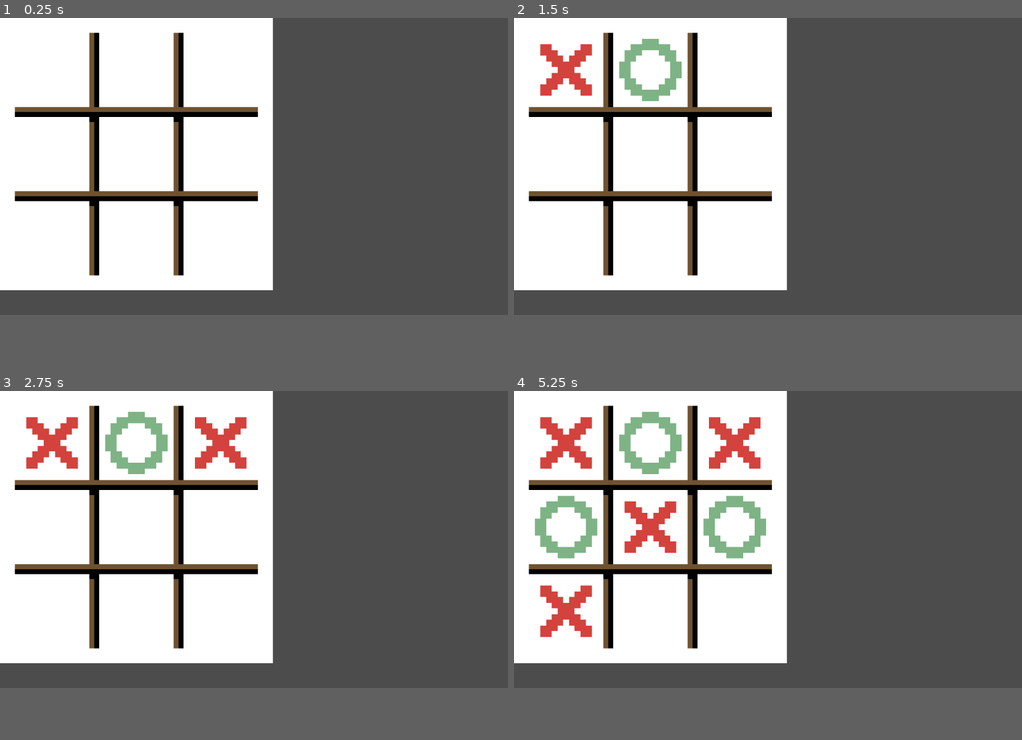
Above: before the commit, frames 1-4 (two rows, left to right).
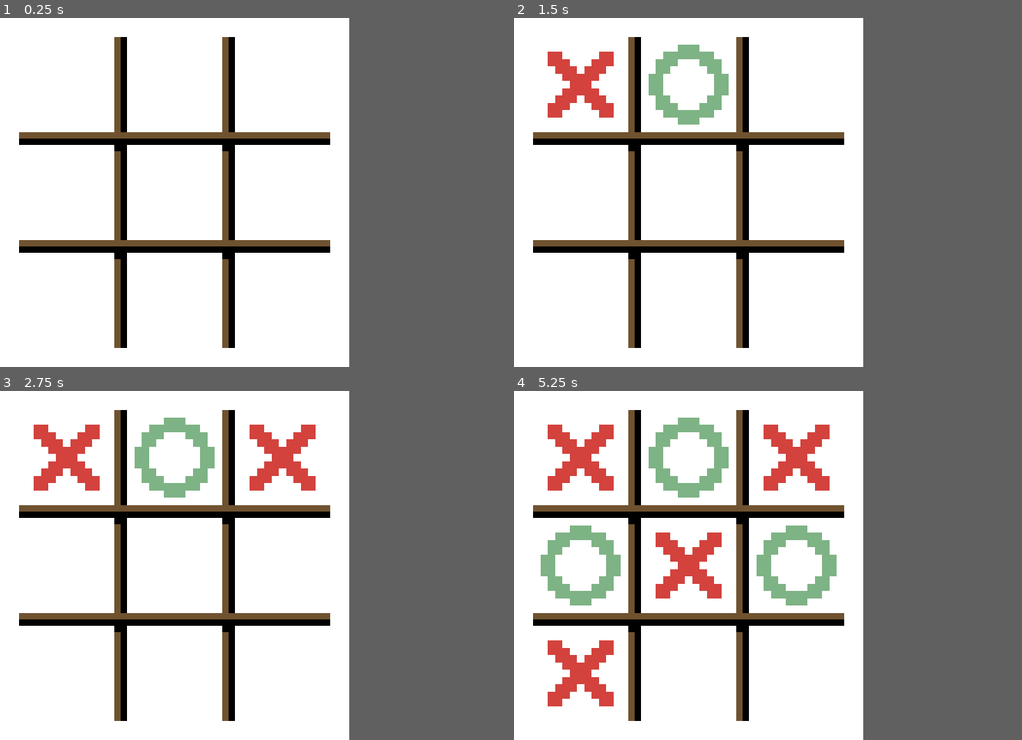
Above: after the commit, the same moments.

Repository: atudomain/tic-tac-toe-godot
Game: Godot game, scene res://Game.tscn
Same seed, same stepped clock (60 frames per second), same inputs: the game is played once before the commit and once after it.
Inputs (mouse positions are in pixels of both pictures, inside the frame that each line leads up to; where the layout moved, square brackets give the same spot in the first picture):
- Up to frame 1 (0.25 s): no input
- Up to frame 2 (1.5 s): click (610, 73) [564, 70] at 0.5 s; click (768, 73) [651, 70] at 1.25 s
- Up to frame 3 (2.75 s): click (411, 446) [218, 443] at 2 s
- Up to frame 4 (5.25 s): click (610, 541) [564, 527] at 2.75 s; click (768, 541) [651, 527] at 3.5 s; click (925, 541) [732, 527] at 4.25 s; click (610, 631) [564, 610] at 5 s
In our replay, the window is 800x468 before the commit and 550x550 after it. These sizes can differ from the game's own. Grey fills any space a smaller window leaves; there, only what the larger window draws over its background counts as a difference.

The runs differ from the first frame. In frame 1, 29% of the frame differs, in the area x 0-69%, y 0-95%; in frame 2, 31%; in frame 3, 32%; in frame 4, 37%.
Error in both runs: Invalid get index '1' (on base: 'PoolStringArray'). (res://Game.gd:58)

Commit message:
Fit window size

Diff:
--- a/project.godot
+++ b/project.godot
@@ -14,6 +14,13 @@
 run/main_scene="res://Game.tscn"
 config/icon="res://icon.png"
 
+[display]
+
+window/size/width=550
+window/size/height=550
+window/stretch/mode="2d"
+window/stretch/aspect="keep"
+
 [physics]
 
 common/enable_pause_aware_picking=true
